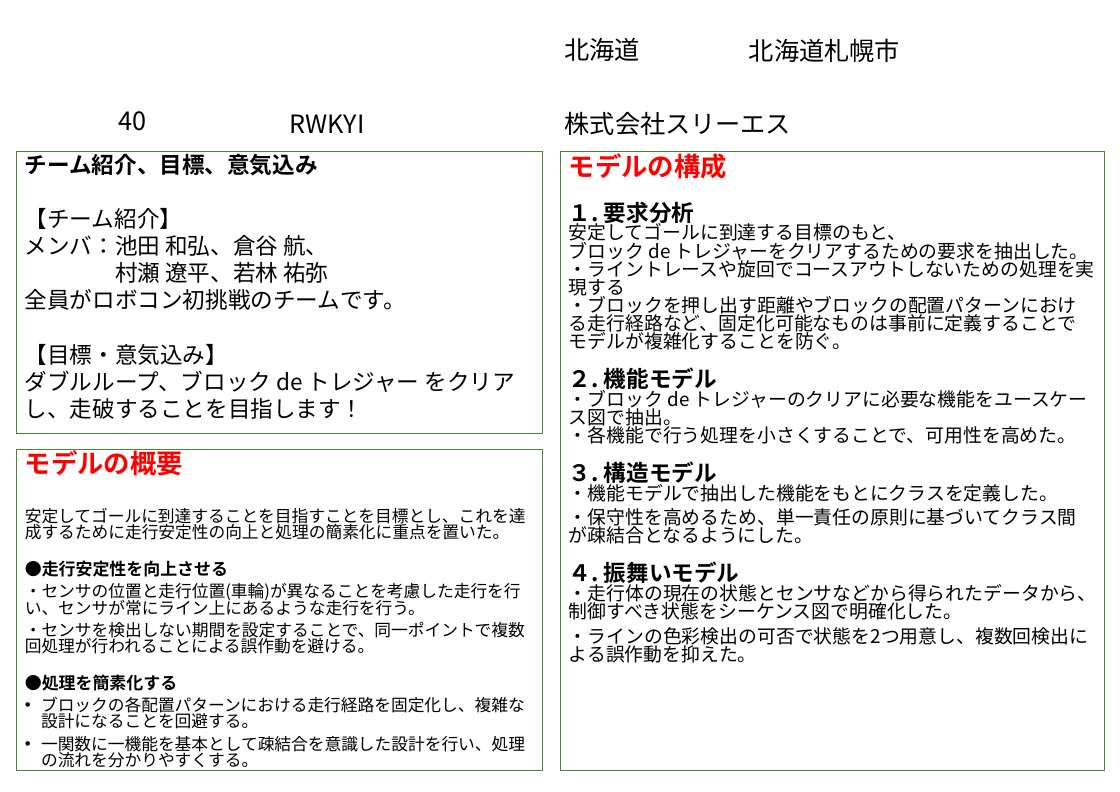
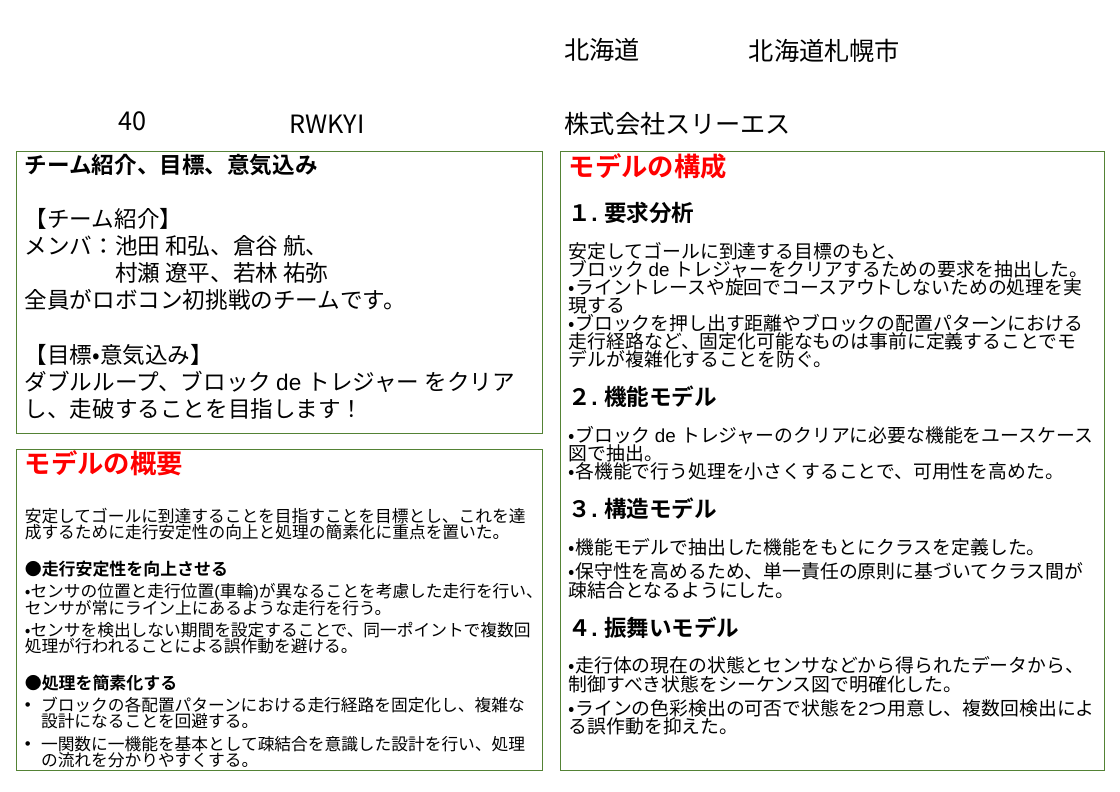
Before and after one commit to SSS-etrobo-2023/master, a slide deck: slide 1 of document/PRI_040_RWKYI.pptx. Drawn at 1120x792 pixels with LibreOffice and Linux fonts; fonts in the diff are those of the drawing; background and template pictures are left out. Boxes give left, top, right and bottom in pixels: in the first picture for what was removed or moved away, otherwise in the second. Text is boxed around its words. In the diff, an @@ line names an element or a change of style, - is before the commit and + after.

Commit message:
モデル図 マージ

```diff
--- a/document/PRI_040_RWKYI.pptx
+++ b/document/PRI_040_RWKYI.pptx
@@ rectangle "チーム紹介、目標、意気込み" at [16, 152, 542, 434]: font Times New Roman to Arial in "チーム紹介、目標、意気込み"; font Noto Sans CJK JP to Arial in "【チーム紹介】", "メンバ：池田 和弘、倉谷 航、", "村瀬 遼平、若林 祐弥", "全員がロボコン初挑戦のチームです。" and 1 more places @@
@@ rectangle "モデルの構成" at [560, 152, 1104, 770]: font Times New Roman to Arial in "モデルの構成"; font Noto Sans CJK JP to Arial @@
@@ rectangle "モデルの概要" at [16, 449, 542, 771]: font Times New Roman to Arial in "モデルの概要"; font Noto Sans CJK JP to Arial @@
```
Also in this commit, not shown: 3 other slides changed, 1 slide added, 2 slides removed, 1 other file.
